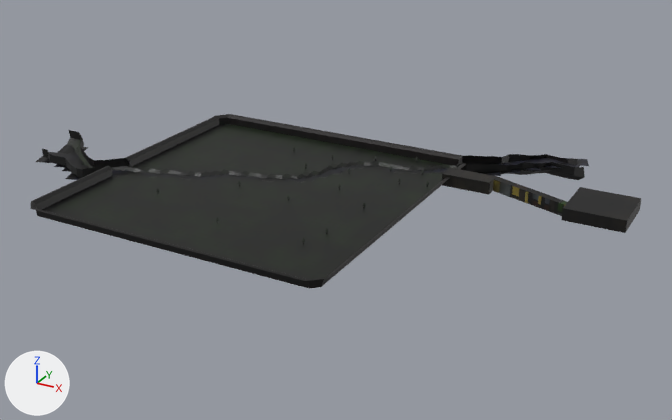
The glTF model resources/models/demo_scene.glb, before and after one commit.
Both versions are drawn from a camera (50 mm lens) standing at (69.0, -346.0, 146.0) and looking at (-98.0, -43.0, -6.0). The axes (+X, +Y, +Z) are drawn at lower left. The lights are the same throughout. Where no turn or scale is listed for an object, it has been applied to the vertices. Vertices at the same position are counted once.

Objects in the first picture: 'Corridor', 'Exit room', 'Main room', 'Outside', 'Water Plane'.
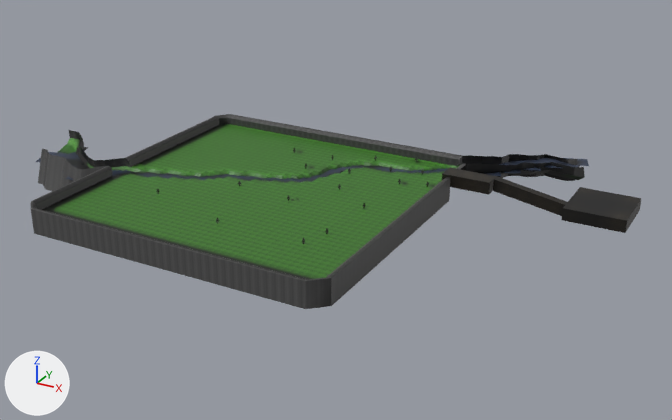
What changed in the scene script:
```text
Change me_plane_001:
    used by ob_outside; location = (32.3, -10.0, 0.0)
    remove me_plane_001.from_pydata(...)  # 2845 vertices, 5343 faces; spans x -260.0..-47.0, y -115.0..41.0, z -2.0..11.0
    remove me_plane_001.materials.append(mat_material)
    add me_plane_001.from_pydata(...)  # 3049 vertices, 5747 faces; spans x -261.0..-47.0, y -115.0..41.0, z -5.0..11.0
    me_plane_001 part 1: 188 vertices added at x -261.0..-53.0, y -115.0..41.0, z -5.0..-1.0
    me_plane_001 part 2: 16 vertices added at x -141.0..-135.0, y -57.0..-52.0, z 5.0
    me_plane_001 part 3: 4866 kept faces spanning x -260.0..-47.0, y -115.0..41.0, z -1.0..11.0 get new vertex colours
    add me_plane_001.materials.append(mat_material_005)
```

Where the change shows, as pixel boxes [x1, y1, x2, y2] in the pictures (672 x 420 px):
'Outside', reshaped (11% taller): before [30, 114, 585, 289]; after [30, 114, 585, 309]
part 1 of me_plane_001, added (black): after [31, 133, 575, 309]
part 2 of me_plane_001, added: after [277, 195, 306, 205]
part 3 of me_plane_001, recoloured (black to green): [30, 114, 581, 281] in both
